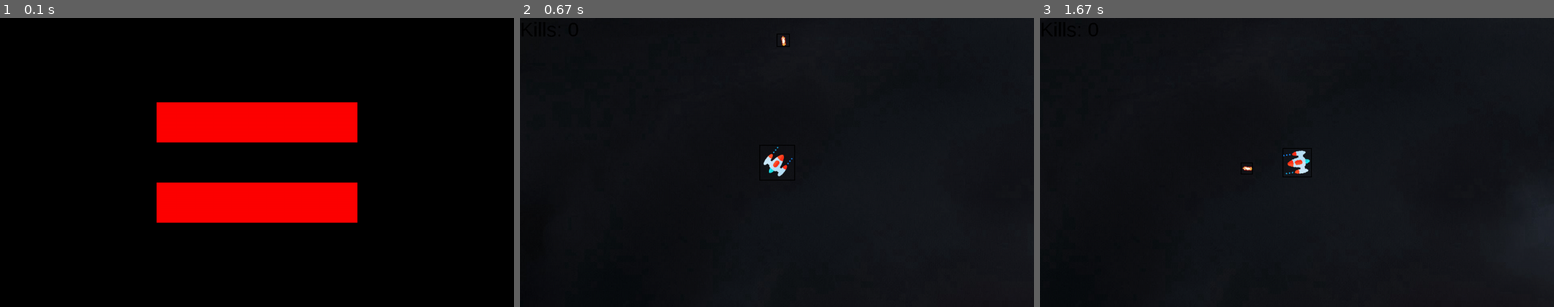
Above: before the commit, frames 1-3 (left to right).
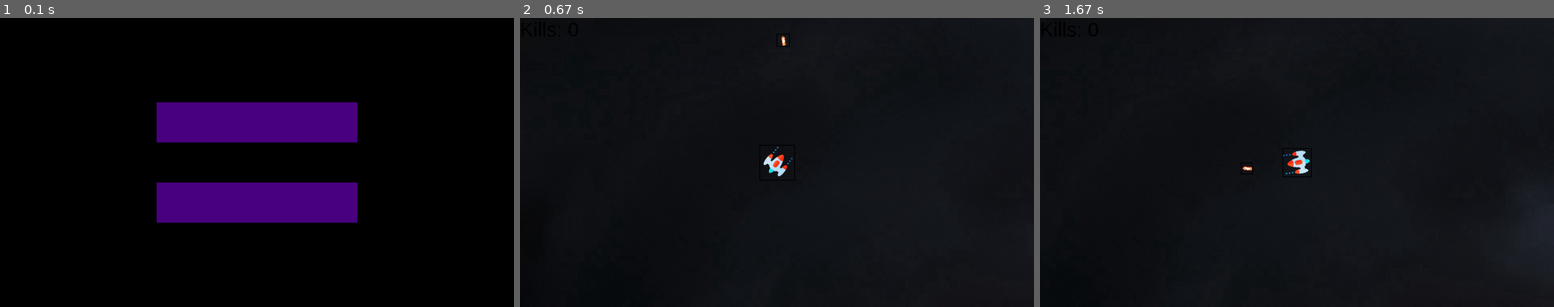
Above: after the commit, the same moments.

Repository: AndreCorreaSantos/Jogo-Pygame
Game: pygame game, started from Main.py
The game is run twice, just before and just after one commit, with the same random seed, the same clock (stepped at 60 frames per second) and the same inputs.
Inputs (mouse positions are in pixels of both pictures, inside the frame that each line leads up to):
- Up to frame 1 (0.1 s): no input
- Up to frame 2 (0.67 s): click (777, 122) at 0.38 s
- Up to frame 3 (1.67 s): hold D 0.67-1.13 s; right-click (1173, 165) at 1.55 s

The runs differ from the first frame. In frame 1, 11% of the frame differs, in the area x 30-70%, y 29-71%; in frame 2, nothing differs; in frame 3, nothing differs.

Commit message:
Update Main.py

Diff:
--- a/Main.py
+++ b/Main.py
@@ -54,8 +54,8 @@
     if button2.collidepoint((mx,my)):
         if click:
             pass
-    pygame.draw.rect(screen,(255,0,0),button1)
-    pygame.draw.rect(screen,(255,0,0),button2)
+    pygame.draw.rect(screen,(75, 0, 130),button1)
+    pygame.draw.rect(screen,(75, 0, 130),button2)
 
     #checando quit
     for event in pygame.event.get():
